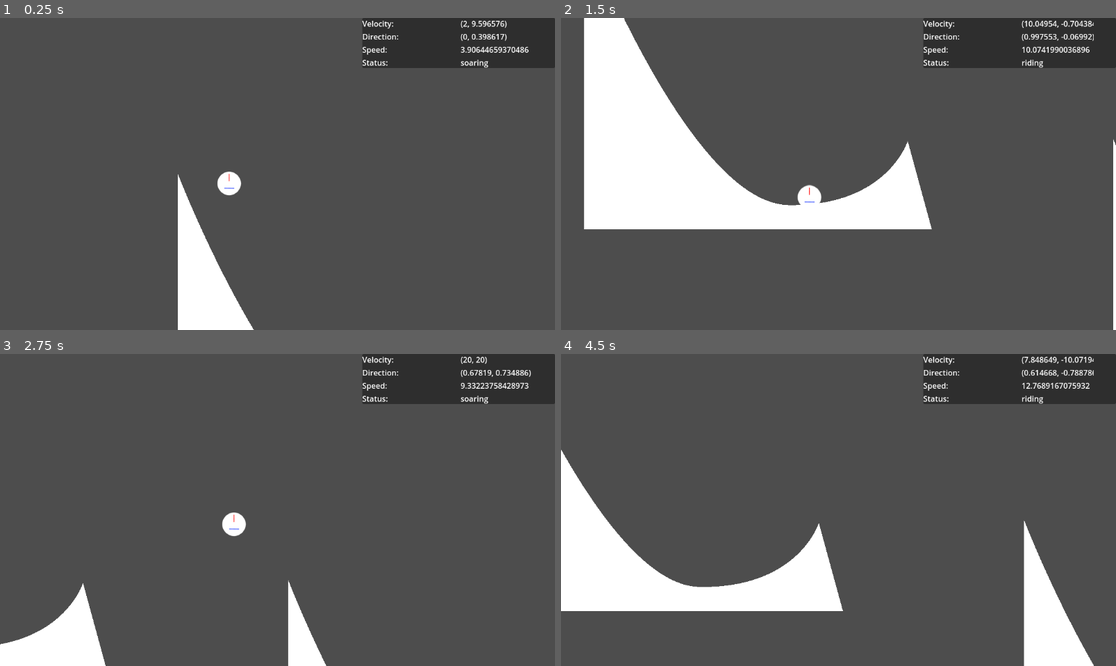
Above: before the commit, frames 1-4 (two rows, left to right).
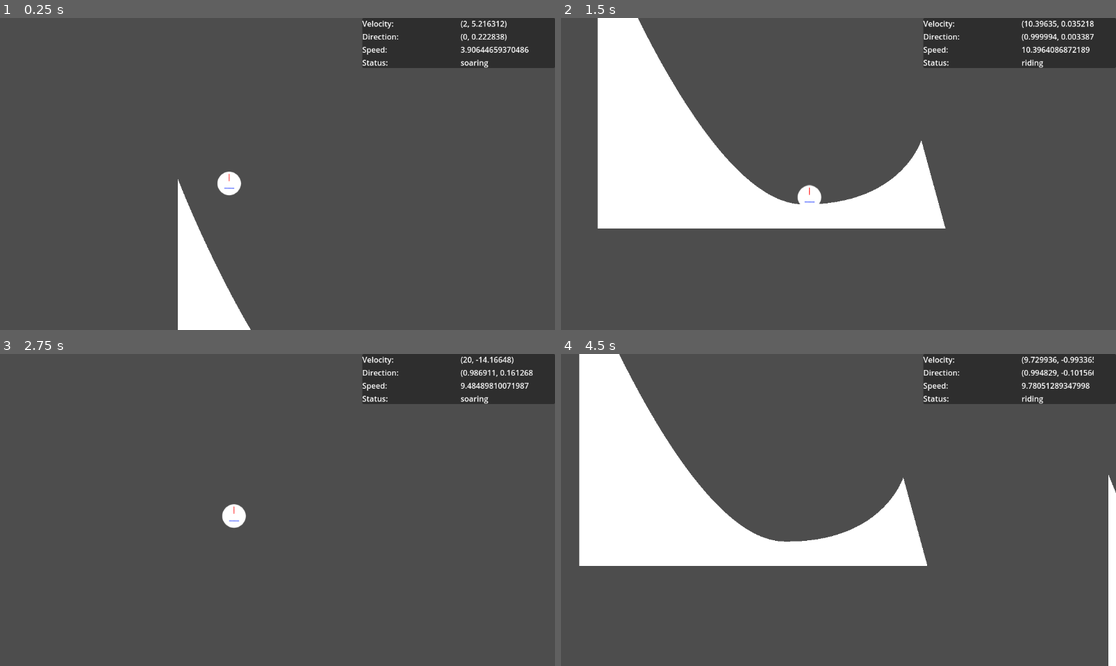
Above: after the commit, the same moments.

Repository: LettucePie/gwj-62-harvest
Game: Godot game, scene res://testing/test_zone.tscn
Two runs of this game, one before a commit and one after it. Both use one fixed random seed, a clock stepped at 60 frames per second and the inputs below.
Inputs:
- Up to frame 1 (0.25 s): no input
- Up to frame 2 (1.5 s): tap Enter (ui_accept) at 0.5, 0.77 s; hold Up (ui_up) 0.53-1.28 s; hold Down (ui_down) from 1.28 s (still down)
- Up to frame 3 (2.75 s): tap Enter (ui_accept) at 1.52 s; release Down (ui_down) at 2.03 s; hold Up (ui_up) from 2.03 s (still down)
- Up to frame 4 (4.5 s): tap Enter (ui_accept) at 3.02, 3.77 s; release Up (ui_up) at 3.53 s; hold Down (ui_down) from 3.53 s (still down)

The runs differ from the first frame. In frame 1, 0.4% of the frame differs, in the area x 32-91%, y 0-100%; in frame 2, 5.2%; in frame 3, 4.0%; in frame 4, 26%, in the area x 0-100%, y 0-100%.

Commit message:
Giving up on my artificial physics... was hoping to have base gameplay done already

Diff:
--- a/gameplay/player_follow.gd
+++ b/gameplay/player_follow.gd
@@ -89,14 +89,17 @@
 func soaring(deltatime):
 	if status != "soaring":
 		status = "soaring"
-	direction = direction.slerp(Vector2.DOWN, deltatime * 2)
+	direction = direction.slerp(Vector2.DOWN, deltatime)
 	speed = lerp(speed, GRAVITY, deltatime * 2)
+	var speed_percent = velocity.x - SPEED_MIN / SPEED_MAX - SPEED_MIN
 	velocity.x = clamp(
-		velocity.x - FRICTION ,
+		velocity.x - 5 * gravity_damp.sample(speed_percent),
 		SPEED_MIN,
 		SPEED_MAX)
+	if Input.is_action_pressed("ui_down"):
+		speed = lerp(speed, GRAVITY, deltatime * 4)
+		direction = direction.slerp(Vector2.DOWN, deltatime * 4)
 	velocity = (velocity + (direction * speed)).clamp(Vector2.ONE * -20.0, Vector2.ONE * 20.0)
-#	var speed_percent = velocity.x - SPEED_MIN / SPEED_MAX - SPEED_MIN
 	translate(velocity / 2)
 
 
